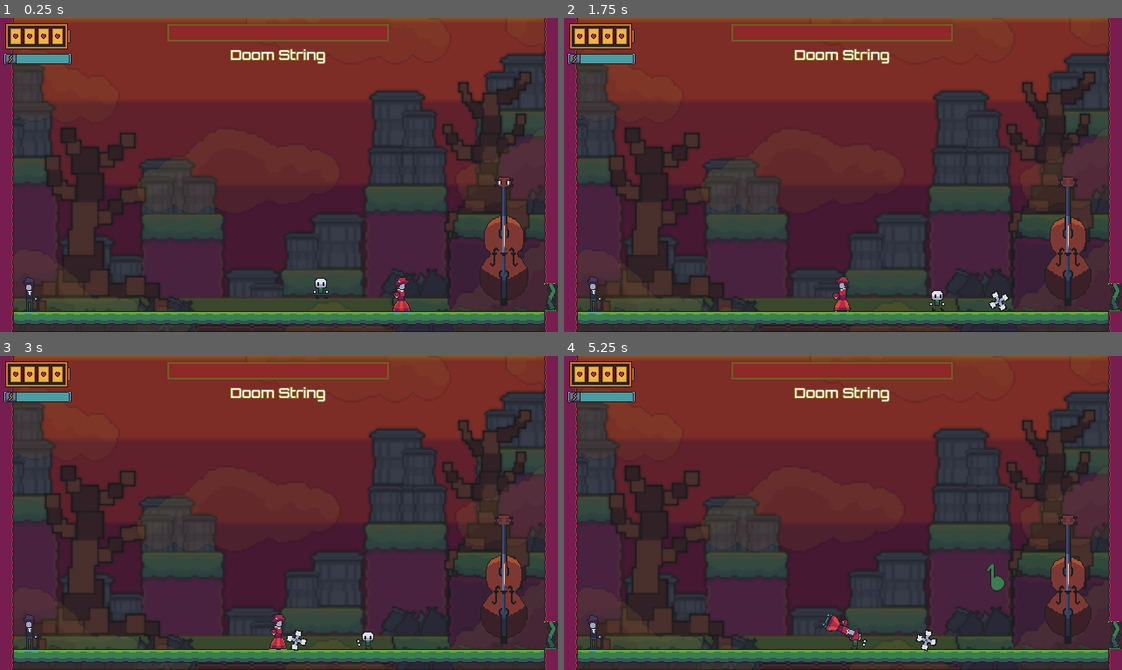
Above: before the commit, frames 1-4 (two rows, left to right).
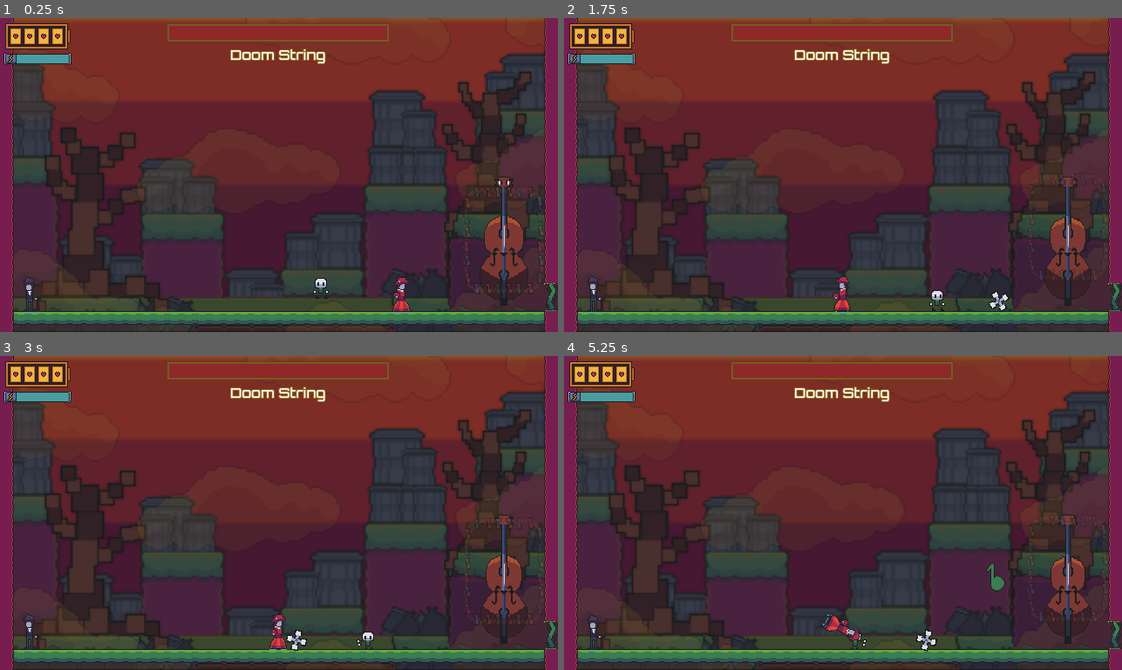
Above: after the commit, the same moments.

Repository: snootyjerk/Boss-Rush-Jam
Game: Godot game, scene res://main.tscn
Two runs of this game, one before a commit and one after it. Both use one fixed random seed, a clock stepped at 60 frames per second and the inputs below.
Inputs:
- Up to frame 1 (0.25 s): no input
- Up to frame 2 (1.75 s): hold Right (right) from 0.53 s (still down); tap Shift (throw) at 0.6, 1.35 s; tap Space (jump) at 0.77, 1.52 s
- Up to frame 3 (3 s): release Right (right) at 2.03 s; hold Left (left) from 2.03 s (still down); tap Shift (throw) at 2.1, 2.85 s
- Up to frame 4 (5.25 s): tap Space (jump) at 3.02, 3.77, 4.52 s; tap Shift (throw) at 3.6, 4.35, 5.1 s; tap P (pause) at 4.15 s; release Left (left) at 4.28 s; hold Right (right) from 4.28 s (still down); tap Enter at 5 s

The runs differ from the first frame. In frame 1, 0.2% of the frame differs, in the area x 83-98%, y 54-88%; in frame 2, 0.1%; in frame 3, 0.2%, in the area x 83-98%, y 51-86%; in frame 4, 0.2%.
Error before the commit: Cannot call method 'pause' on a null value. (res://Bosses/fem_dancer.gd:77)

Commit message:
add shield to cello

Diff:
--- a/Bosses/cello_boss.tscn
+++ b/Bosses/cello_boss.tscn
@@ -8,6 +8,7 @@
 [ext_resource type="Texture2D" uid="uid://cfg0cqa7g5oku" path="res://Sprite Sheets/Cello/bowRightDiagonal.png" id="3_ydhom"]
 [ext_resource type="Texture2D" uid="uid://dj3kmcq8twt81" path="res://Sprite Sheets/Cello/bowStraight.png" id="4_uob8s"]
 [ext_resource type="Texture2D" uid="uid://pfxf51wah5i4" path="res://Sprite Sheets/Cello/bowLeftDiagonal.png" id="5_bjyrc"]
+[ext_resource type="Texture2D" uid="uid://s6y5jtinqhyp" path="res://Sprite Sheets/MusicSheild.png" id="9_31k77"]
 
 [sub_resource type="AtlasTexture" id="AtlasTexture_r56jh"]
 atlas = ExtResource("1_3doic")
@@ -157,6 +158,68 @@
 "teleport": SubResource("Animation_v4ldu")
 }
 
+[sub_resource type="Animation" id="Animation_3pqih"]
+resource_name = "shield"
+length = 2.5
+loop_mode = 1
+tracks/0/type = "value"
+tracks/0/imported = false
+tracks/0/enabled = true
+tracks/0/path = NodePath(".:position")
+tracks/0/interp = 2
+tracks/0/loop_wrap = true
+tracks/0/keys = {
+"times": PackedFloat32Array(0, 0.4, 1.26667, 2.13333, 2.5),
+"transitions": PackedFloat32Array(1, 1, 1, 1, 1),
+"update": 0,
+"values": [Vector2(1.90735e-06, 9), Vector2(0, -1), Vector2(0, -19), Vector2(0, -1), Vector2(1.90735e-06, 9)]
+}
+tracks/1/type = "value"
+tracks/1/imported = false
+tracks/1/enabled = true
+tracks/1/path = NodePath(".:self_modulate")
+tracks/1/interp = 1
+tracks/1/loop_wrap = true
+tracks/1/keys = {
+"times": PackedFloat32Array(0, 1.26667, 2.5),
+"transitions": PackedFloat32Array(1, 1, 1),
+"update": 0,
+"values": [Color(1, 1, 1, 1), Color(1, 1, 1, 0.286275), Color(1, 1, 1, 1)]
+}
+
+[sub_resource type="Animation" id="Animation_veybg"]
+length = 0.001
+tracks/0/type = "value"
+tracks/0/imported = false
+tracks/0/enabled = true
+tracks/0/path = NodePath(".:position")
+tracks/0/interp = 1
+tracks/0/loop_wrap = true
+tracks/0/keys = {
+"times": PackedFloat32Array(0),
+"transitions": PackedFloat32Array(1),
+"update": 0,
+"values": [Vector2(1.90735e-06, 9)]
+}
+tracks/1/type = "value"
+tracks/1/imported = false
+tracks/1/enabled = true
+tracks/1/path = NodePath(".:self_modulate")
+tracks/1/interp = 1
+tracks/1/loop_wrap = true
+tracks/1/keys = {
+"times": PackedFloat32Array(0),
+"transitions": PackedFloat32Array(1),
+"update": 0,
+"values": [Color(1, 1, 1, 1)]
+}
+
+[sub_resource type="AnimationLibrary" id="AnimationLibrary_y7gk2"]
+_data = {
+"RESET": SubResource("Animation_veybg"),
+"shield": SubResource("Animation_3pqih")
+}
+
 [sub_resource type="Animation" id="Animation_pfhtk"]
 length = 0.001
 tracks/0/type = "value"
@@ -227,6 +290,18 @@
 "": SubResource("AnimationLibrary_w7bkg")
 }
 
+[node name="ShieldSprite" type="Sprite2D" parent="Cello"]
+texture_filter = 1
+position = Vector2(1.90735e-06, 9)
+scale = Vector2(1.5, 2)
+texture = ExtResource("9_31k77")
+
+[node name="AnimationPlayer" type="AnimationPlayer" parent="Cello/ShieldSprite"]
+libraries = {
+"": SubResource("AnimationLibrary_y7gk2")
+}
+autoplay = "shield"
+
 [node name="VulnerableTimer" type="Timer" parent="."]
 wait_time = 10.0
 
--- a/Bosses/cello_character_2d.gd
+++ b/Bosses/cello_character_2d.gd
@@ -10,7 +10,12 @@
 var _starting_position: Vector2
 var _note_timer_max = 3
 var _note_timer = _note_timer_max
-var vulnerable = false
+var vulnerable = false:
+	get:
+		return vulnerable
+	set(value):
+		vulnerable = value
+		$ShieldSprite.visible = !value
 
 signal damaged
 signal reset
--- a/Bosses/fem_dancer.gd
+++ b/Bosses/fem_dancer.gd
@@ -74,7 +74,6 @@
 		set_collision_layer_value(Constants.Layers.enemy, false)
 		stunned.emit()
 		rotation = 90
-		sprite.pause()
 		_update_state(_states.STUN)
 
 
Not shown: 1 places in Bosses/cello_boss.tscn that only renumber resources
